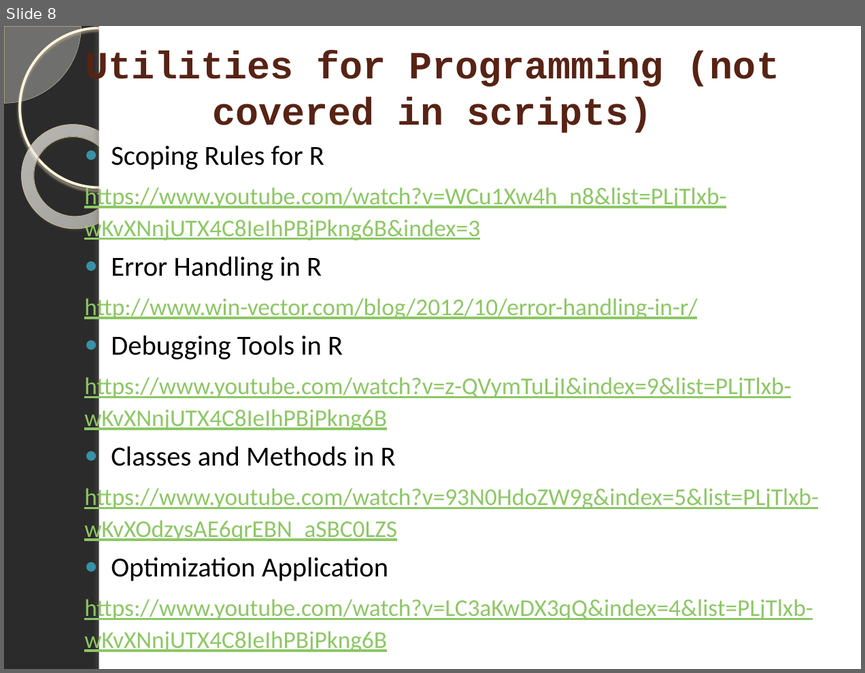
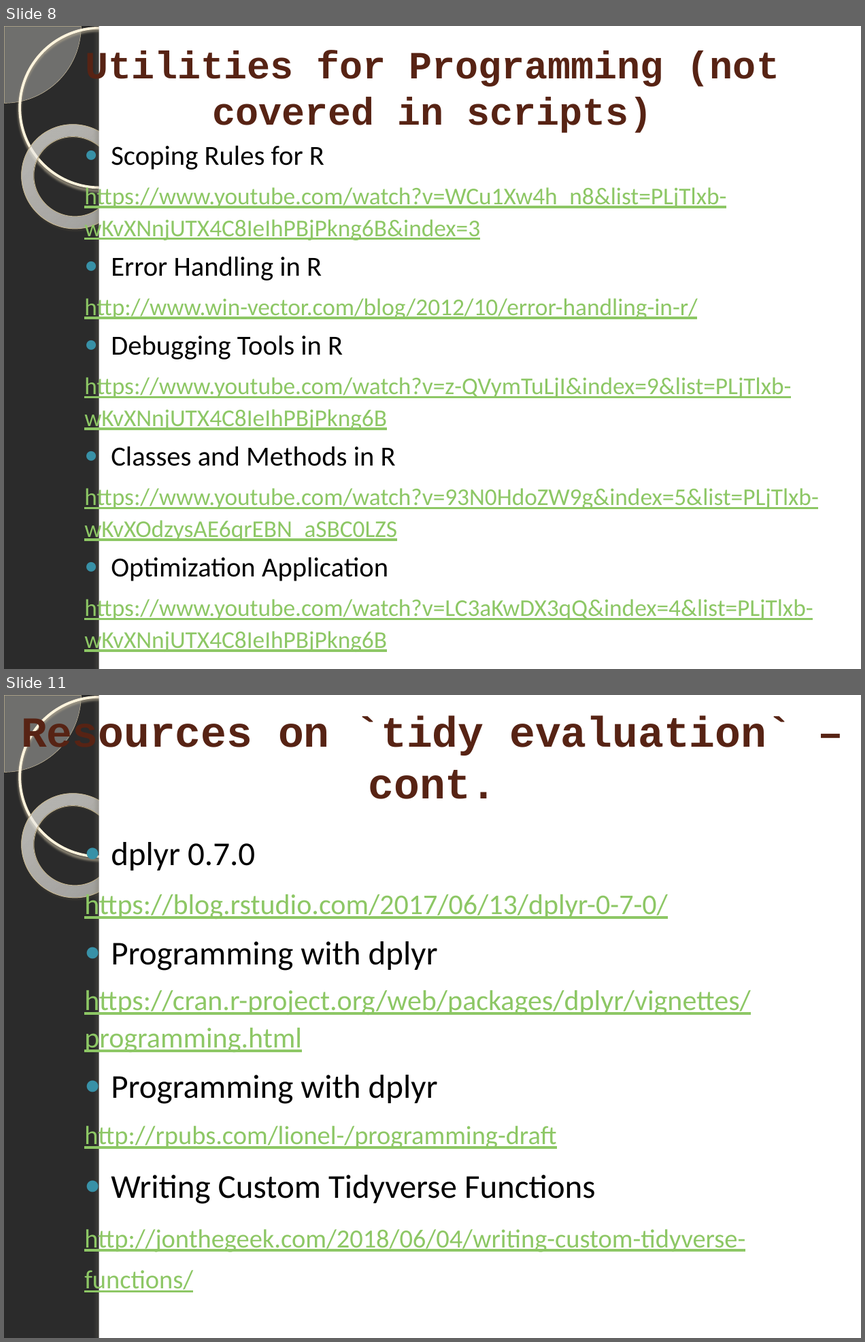
Before and after one commit to marinfotache/Data-Processing-Analysis-Science-with-R, a slide deck: 04 Basic Programming/04_Programming_UDFs_eval_tidyeval.pptx. Shown one above the other, each under a label of ours: slide 8 before the commit, slides 8 and 11 after it; the slides between them are not shown. The pictures are 865x673 and 865x1342 pixels, drawn with LibreOffice and Linux fonts; fonts in the diff are those of the drawing; background and template pictures are left out; a plain dark background stands for a picture behind light text. Boxes give left, top, right and bottom in pixels: in the first picture for what was removed or moved away, otherwise in the second. Text is boxed around its words. In the diff, an @@ line names an element or a change of style, - is before the commit and + after.

```diff
--- a/04 Basic Programming/04_Programming_UDFs_eval_tidyeval.pptx
+++ b/04 Basic Programming/04_Programming_UDFs_eval_tidyeval.pptx
@@ slide 11 added at (4,695,861,1338), background picture (left out); not listed: 5 template elements that a slide beside it also shows @@
@@ title added at (21,716,792,799), 36 pt, text #572314, bold @@
+Resources on `tidy evaluation` – cont.
@@ text added at (84,842,751,1295), 24 pt, text #8DC765, underline @@
+● dplyr 0.7.0
+https://blog.rstudio.com/2017/06/13/dplyr-0-7-0/
+● Programming with dplyr
+https://cran.r-project.org/web/packages/dplyr/vignettes/programming.html
+● Programming with dplyr
+http://rpubs.com/lionel-/programming-draft
+● Writing Custom Tidyverse Functions
+http://jonthegeek.com/2018/06/04/writing-custom-tidyverse-functions/
```
Also in this commit, not shown: 2 slides changed, 3 other slides added, 1 other file.
